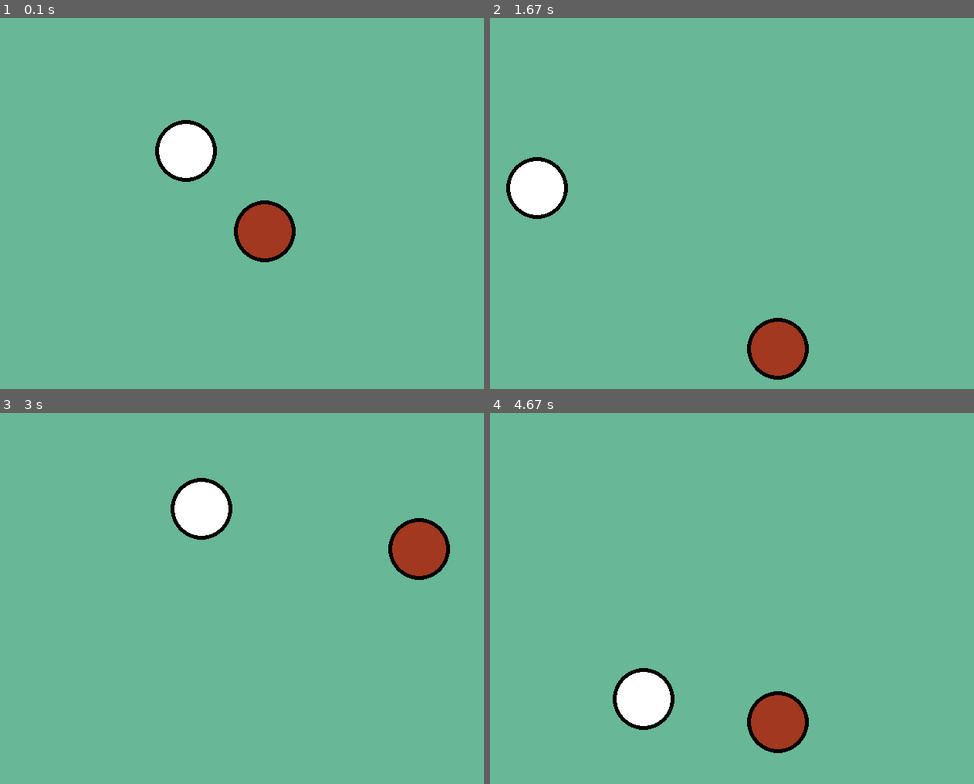
Above: before the commit, frames 1-4 (two rows, left to right).
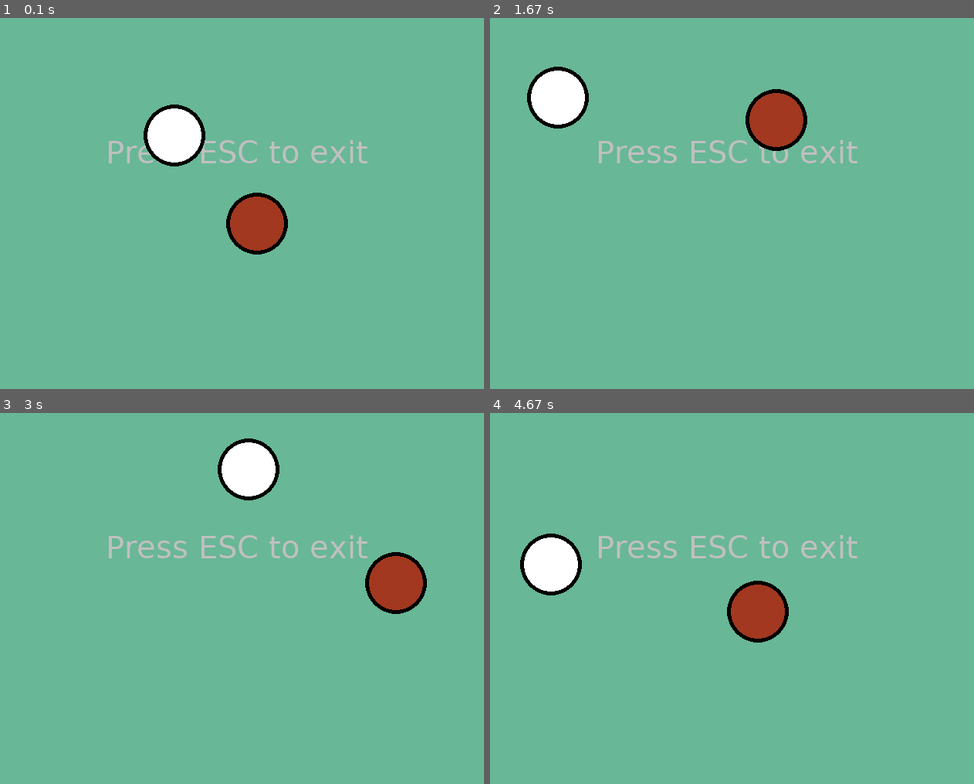
Above: after the commit, the same moments.

Repository: infProgram/inf371_spring2022-Pieces-Ho
Game: pygame game, started from pygameTutorials/respondToCollision.py
Same seed, same stepped clock (60 frames per second), same inputs: the game is played once before the commit and once after it.
Inputs:
- Up to frame 1 (0.1 s): no input
- Up to frame 2 (1.67 s): no input
- Up to frame 3 (3 s): no input
- Up to frame 4 (4.67 s): no input

The runs differ from the first frame. In frame 1, 3.3% of the frame differs, in the area x 22-76%, y 23-66%; in frame 2, 7.5%; in frame 3, 7.0%; in frame 4, 7.6%, in the area x 6-76%, y 32-92%.

Commit message:
Done. Add some background word to Exit

Diff:
--- a/pygameTutorials/respondToCollision.py
+++ b/pygameTutorials/respondToCollision.py
@@ -17,6 +17,12 @@
     if (event.type == pygame.KEYDOWN and event.key == pygame.K_ESCAPE) or event.type == pygame.QUIT: sys.exit()
   screen.fill(backgroundColor)
 
+  font = pygame.font.SysFont('Verdana',40)
+  text = font.render('Press ESC to exit', True, (192, 192, 192), (104,183,150))
+  screen.blit(text, (150, 150))
+
+
+
   ballA = pygame.draw.circle(screen, (162,56,31), [Ax,Ay], 40, width=0)
   ballA_Frame = pygame.draw.circle(screen, (0,0,0), [Ax,Ay], 40, width=5)
   ballB = pygame.draw.circle(screen, (255,255,255), [Bx,By], 40, width=0)
@@ -31,21 +37,25 @@
   Ax = Ax + ASx
   Ay = Ay + ASy
 
-  if ballB.left <= 0 or ballB.right >= width:  BSx = - BSx
-  if ballB.top <= 0 or ballB.bottom >= height:   BSy = - BSy
+  if ballB.left <= 0 or ballB.right >= width:
+      BSx = - BSx
+      Bx = Bx + BSx * 4
+  if ballB.top <= 0 or ballB.bottom >= height:
+      BSy = - BSy
+      By = By + BSy * 4
   Bx = Bx + BSx
   By = By + BSy
 
   if ballA.colliderect(ballB):
     print("Collide.")
-    ASx = random.choice((-1, 1))* random.randint(2,5)
-    ASy = random.choice((-1, 1))* random.randint(2,5)
-    BSx = random.choice((-1, 1))* random.randint(2,5)
-    BSy = random.choice((-1, 1))* random.randint(2,5)
+    ASx = random.choice((-1, 1))* random.randint(2,4)
+    ASy = random.choice((-1, 1))* random.randint(2,4)
+    BSx = random.choice((-1, 1))* random.randint(2,4)
+    BSy = random.choice((-1, 1))* random.randint(2,4)
     Ax = Ax + ASx * 5  #when collide,they back in 5 times speed
     Ay = Ay + ASy * 5
     Bx = Bx + BSx * 5
     By = By + BSy * 5
 
-  time.sleep(0.005)
+  time.sleep(0.007)
   pygame.display.flip()  # 刷新整个界面显示  # pygame.display.update(_) 刷新指定部分显示
